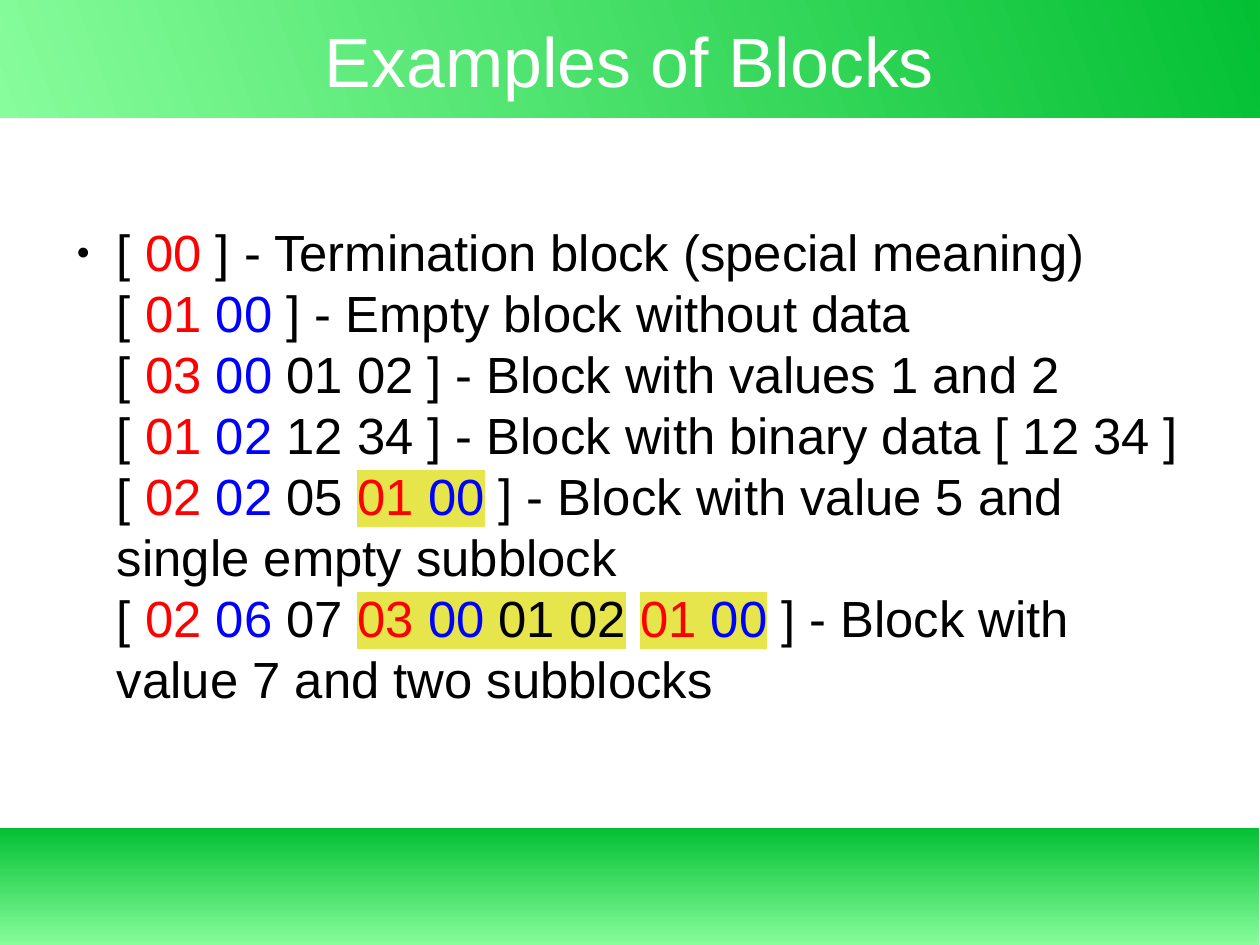
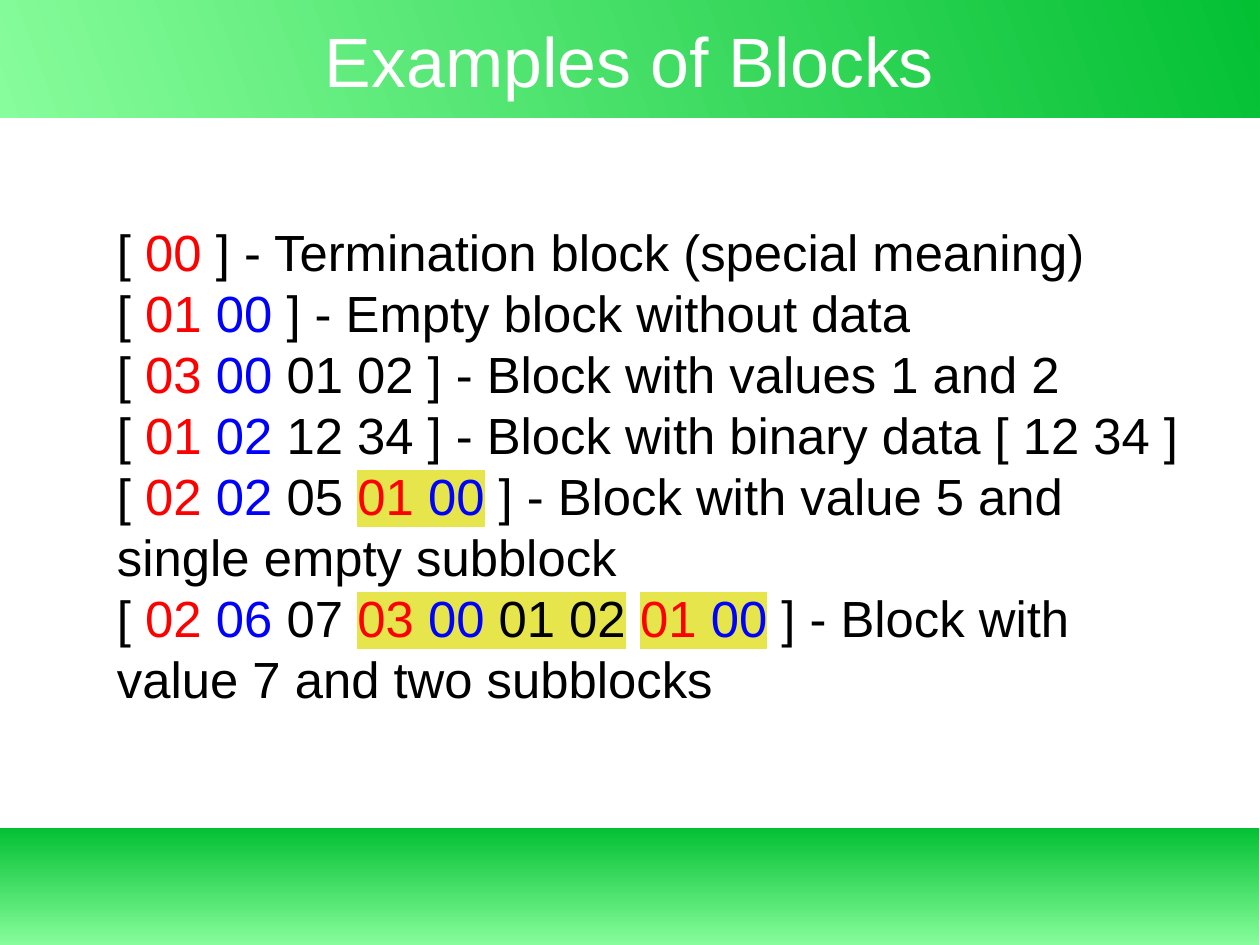
Before and after one commit to exbin/xbup-doc, a slide deck: slide 12 of presentation/binary_concept.odp. Drawn at 1260x945 pixels with LibreOffice and Linux fonts; fonts in the diff are those of the drawing. Boxes give left, top, right and bottom in pixels: in the first picture for what was removed or moved away, otherwise in the second. Text is boxed around its words. In the diff, an @@ line names an element or a change of style, - is before the commit and + after.

Commit message:
Binary Concept presentation - 9

```diff
--- a/presentation/binary_concept.odp
+++ b/presentation/binary_concept.odp
@@ text "[ 00 ] - Termination ..." at (117, 234, 1149, 699): bullet ● to none @@
```
Also in this commit, not shown: 3 other slides changed, 5 slides added, 5 slides removed.
